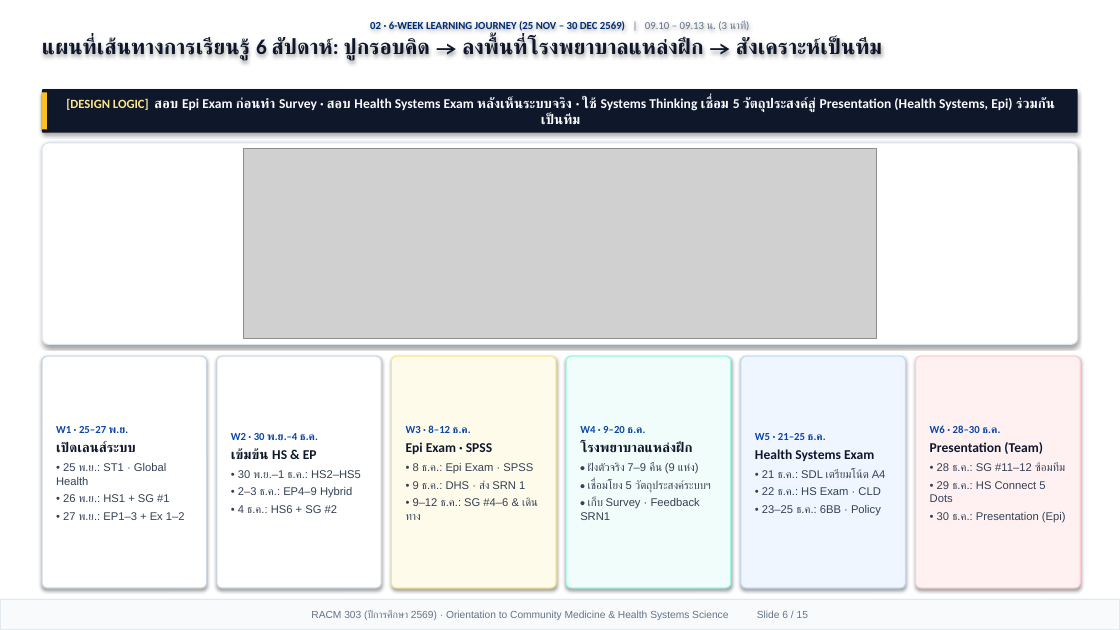
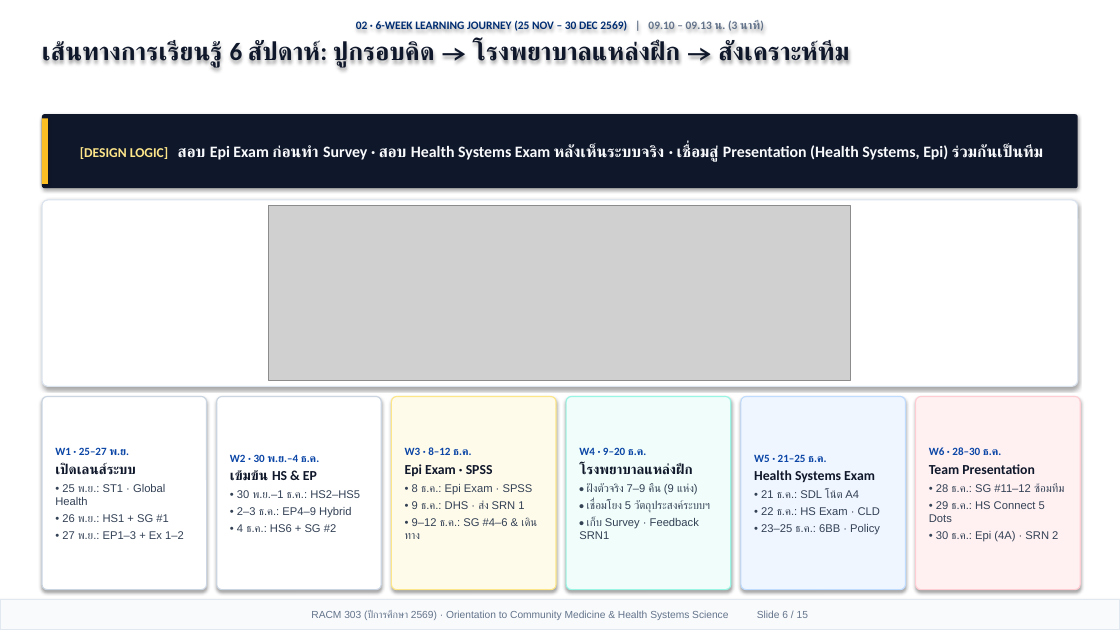
Before and after one commit to smartwoo/racm303-2569, a slide deck: slide 6 of exports/pptx/RACM303_2569_Orientation_Slides.pptx. Drawn at 1120x630 pixels with LibreOffice and Linux fonts; fonts in the diff are those of the drawing; grey boxes stand for pictures. Boxes give left, top, right and bottom in pixels: in the first picture for what was removed or moved away, otherwise in the second. Text is boxed around its words. In the diff, an @@ line names an element or a change of style, - is before the commit and + after.

Commit message:
feat(orientation): Apple Keynote 1/3 header + 2/3 Bento deck, HD original HSS figures with citations, and 6-form-factor responsive design

```diff
--- a/exports/pptx/RACM303_2569_Orientation_Slides.pptx
+++ b/exports/pptx/RACM303_2569_Orientation_Slides.pptx
@@ text at [356,20,764,31]: size 9.2 to 9.8 pt in "02 · 6-WEEK LEARNING JOURNEY (25 NOV ..."; bold on in "| 09.10 – 09.13 น. (3 นาที)"; more space between paragraphs @@
@@ text at [42,41,850,67]: text changed; size 18.2 to 21.5 pt @@
-แผนที่เส้นทางการเรียนรู้ 6 สัปดาห์: ปูกรอบคิด → ลงพื้นที่โรงพยาบาลแหล่งฝึก → สังเคราะห์เป็นทีม
+เส้นทางการเรียนรู้ 6 สัปดาห์: ปูกรอบคิด → โรงพยาบาลแหล่งฝึก → สังเคราะห์ทีม
@@ rounded rectangle "[DESIGN LOGIC] สอบ Epi Exam ...": place and size @@
-rounded rectangle "[DESIGN LOGIC] สอบ Epi Exam ..." at [42,89,1078,133]
+rounded rectangle "[DESIGN LOGIC] สอบ Epi Exam ..." at [42,114,1078,188]
@@ rectangle: place and size @@
-rectangle at [42,92,47,129]
+rectangle at [42,118,48,184]
@@ text in rounded rectangle at [80,144,1044,162]: text changed; size 11.6 to 13.6 pt @@
-[DESIGN LOGIC] สอบ Epi Exam ก่อนทำ Survey · สอบ Health Systems Exam หลังเห็นระบบจริง · ใช้ Systems Thinking เชื่อม 5 วัตถุประสงค์สู่ Presentation (Health Systems, Epi) ร่วมกันเป็นทีม
+[DESIGN LOGIC] สอบ Epi Exam ก่อนทำ Survey · สอบ Health Systems Exam หลังเห็นระบบจริง · เชื่อมสู่ Presentation (Health Systems, Epi) ร่วมกันเป็นทีม
@@ rounded rectangle: place and size @@
-rounded rectangle at [42,143,1078,344]
+rounded rectangle at [42,200,1078,386]
@@ picture: place and size @@
-picture at [244,149,876,339]
+picture at [269,206,851,381]
@@ rounded rectangle "W1 · 25–27 พ.ย.": place and size @@
-rounded rectangle "W1 · 25–27 พ.ย." at [42,356,207,588]
+rounded rectangle "W1 · 25–27 พ.ย." at [42,397,207,590]
@@ rounded rectangle "W1 · 25–27 พ.ย." at [42,397,207,590]: size 9.2 to 9.5 pt in "W1 · 25–27 พ.ย."; size 11.6 to 11.8 pt in "เปิดเลนส์ระบบ"; less space between paragraphs @@
@@ rounded rectangle "W2 · 30 พ.ย.–4 ธ.ค.": place and size @@
-rounded rectangle "W2 · 30 พ.ย.–4 ธ.ค." at [217,356,381,588]
+rounded rectangle "W2 · 30 พ.ย.–4 ธ.ค." at [217,397,381,590]
@@ rounded rectangle "W2 · 30 พ.ย.–4 ธ.ค." at [217,397,381,590]: size 9.2 to 9.5 pt in "W2 · 30 พ.ย.–4 ธ.ค."; size 11.6 to 11.8 pt in "เข้มข้น HS & EP"; less space between paragraphs @@
@@ rounded rectangle "W3 · 8–12 ธ.ค.": place and size @@
-rounded rectangle "W3 · 8–12 ธ.ค." at [392,356,556,588]
+rounded rectangle "W3 · 8–12 ธ.ค." at [392,397,556,590]
@@ rounded rectangle "W3 · 8–12 ธ.ค." at [392,397,556,590]: size 9.2 to 9.5 pt in "W3 · 8–12 ธ.ค."; size 11.6 to 11.8 pt in "Epi Exam · SPSS"; less space between paragraphs @@
@@ rounded rectangle "W4 · 9–20 ธ.ค.": place and size @@
-rounded rectangle "W4 · 9–20 ธ.ค." at [566,356,731,588]
+rounded rectangle "W4 · 9–20 ธ.ค." at [566,397,731,590]
@@ rounded rectangle "W4 · 9–20 ธ.ค." at [566,397,731,590]: size 9.2 to 9.5 pt in "W4 · 9–20 ธ.ค."; size 11.6 to 11.8 pt in "โรงพยาบาลแหล่งฝึก"; less space between paragraphs @@
@@ rounded rectangle "W5 · 21–25 ธ.ค.": place and size @@
-rounded rectangle "W5 · 21–25 ธ.ค." at [741,356,906,588]
+rounded rectangle "W5 · 21–25 ธ.ค." at [741,397,906,590]
@@ rounded rectangle "W6 · 28–30 ธ.ค.": place and size @@
-rounded rectangle "W6 · 28–30 ธ.ค." at [916,356,1081,588]
+rounded rectangle "W6 · 28–30 ธ.ค." at [916,397,1081,590]
@@ text in rounded rectangle at [929,447,1064,522]: size 9.2 to 9.5 pt in "W6 · 28–30 ธ.ค." @@
@@ text in rounded rectangle at [754,454,880,535]: size 9.2 to 9.5 pt in "W5 · 21–25 ธ.ค."; size 11.6 to 11.8 pt in "Health Systems Exam"; less space between paragraphs @@
@@ text in rounded rectangle at [929,464,1035,474]: text changed; size 11.6 to 11.8 pt @@
-Presentation (Team)
+Team Presentation
@@ text in rounded rectangle at [761,490,859,498]: text changed @@
-• 21 ธ.ค.: SDL เตรียมโน้ต A4
+• 21 ธ.ค.: SDL โน้ต A4
@@ text in rounded rectangle at [936,531,1058,542]: text changed @@
-• 30 ธ.ค.: Presentation (Epi)
+• 30 ธ.ค.: Epi (4A) · SRN 2
```
Also in this commit, not shown: 13 other slides changed, 1 slide added, 1 slide removed, 6 other files.
